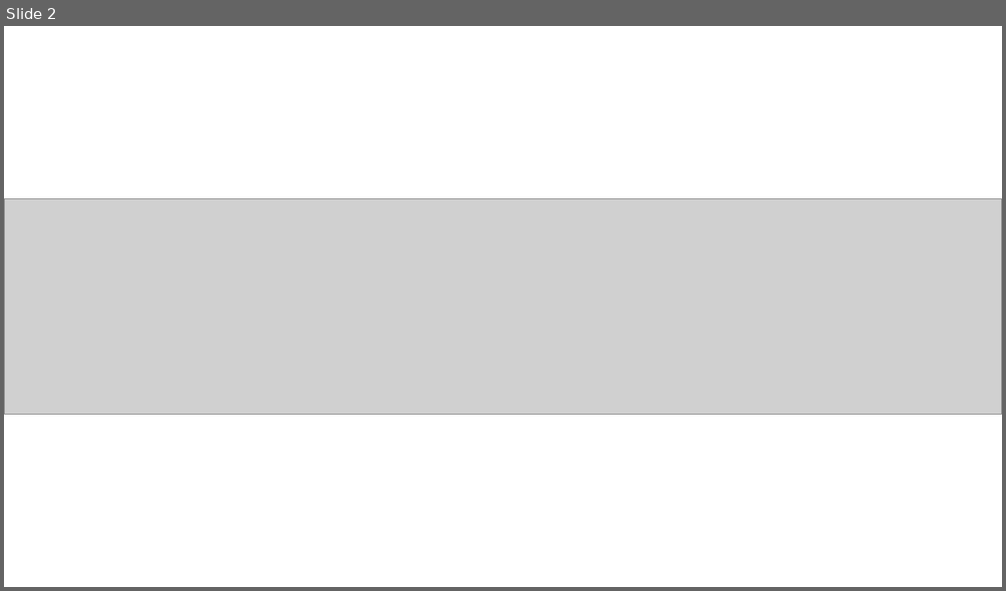
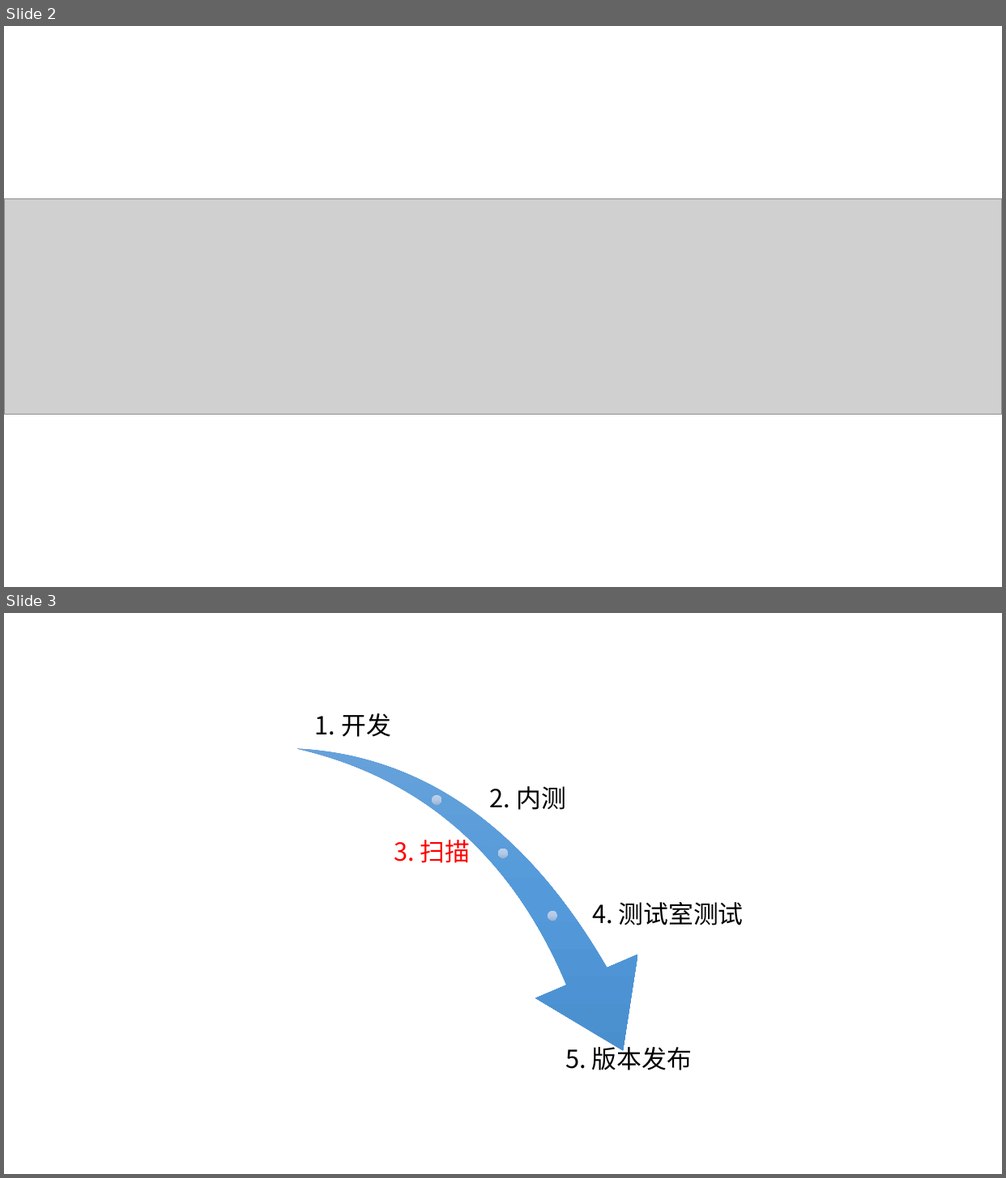
Before and after one commit to MarcusMa/client-code-static-analyze, a slide deck: 绘图.pptx. Shown one above the other, each under a label of ours: slide 2 before the commit, slides 2 and 3 after it. The pictures are 1006x591 and 1006x1178 pixels, drawn with LibreOffice and Linux fonts; fonts in the diff are those of the drawing; grey boxes stand for pictures. Boxes give left, top, right and bottom in pixels: in the first picture for what was removed or moved away, otherwise in the second. Text is boxed around its words. In the diff, an @@ line names an element or a change of style, - is before the commit and + after.

```diff
--- a/绘图.pptx
+++ b/绘图.pptx
@@ slide 3 added at (x1=4, y1=613, x2=1002, y2=1174), background #FFFFFF @@
@@ group added at (x1=297, y1=672, x2=744, y2=1116): 5 texts, 3 ellipses, 1 swoosh arrow @@
+1. 开发
+2. 内测
+3. 扫描
+4. 测试室测试
+5. 版本发布
```
Also in this commit, not shown: 1 slide changed, 3 other files.
